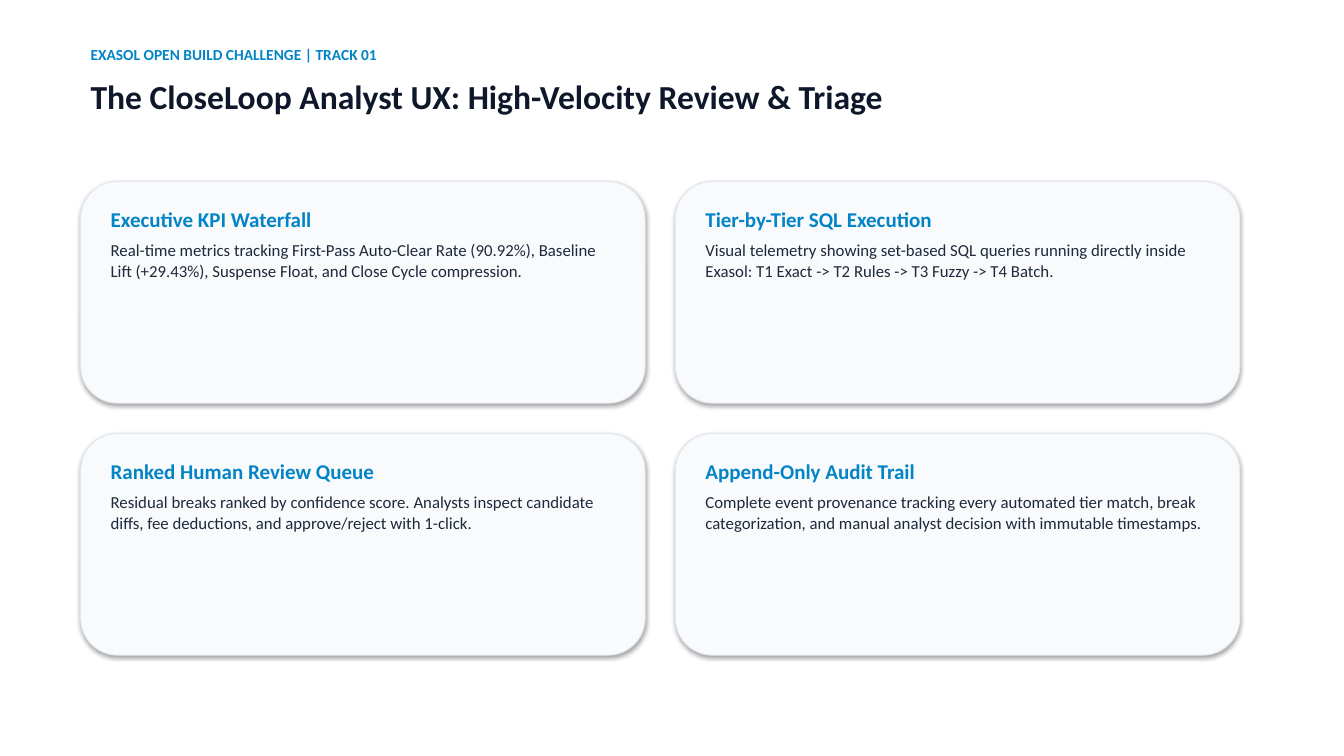
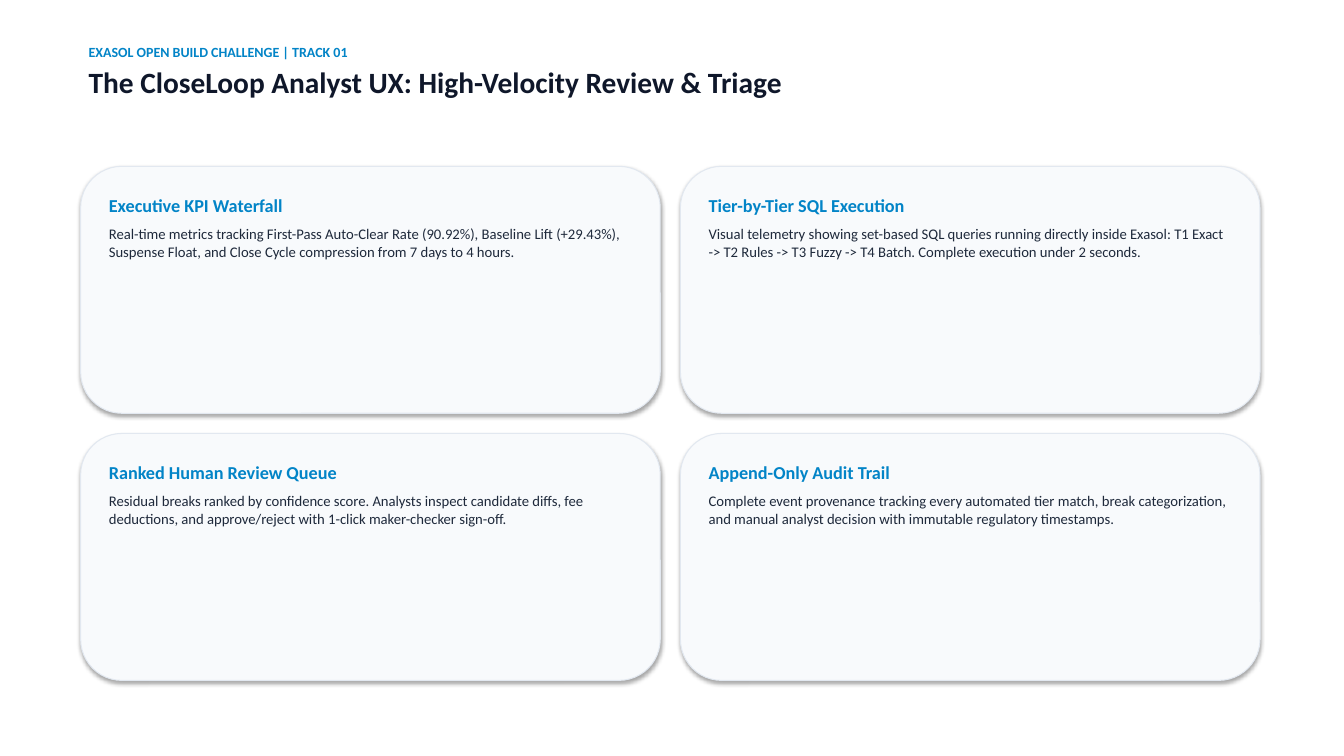
Before and after one commit to SnehaAnand21/exasol-closeloop, a slide deck: slide 6 of docs/CloseLoop_Pitch_Deck.pptx. Drawn at 1344x756 pixels with LibreOffice and Linux fonts; fonts in the diff are those of the drawing. Boxes give left, top, right and bottom in pixels: in the first picture for what was removed or moved away, otherwise in the second. Text is boxed around its words. In the diff, an @@ line names an element or a change of style, - is before the commit and + after.

Commit message:
fix(deck): eliminate text overlaps with adjusted typography and card margins

```diff
--- a/docs/CloseLoop_Pitch_Deck.pptx
+++ b/docs/CloseLoop_Pitch_Deck.pptx
@@ text at <box>89,47,347,57</box>: size 11 to 10 pt in "EXASOL OPEN BUILD CHALLENGE | TRACK 01"; more space between paragraphs @@
@@ text at <box>89,72,782,98</box>: paragraph added @@
+The CloseLoop Analyst UX: High-Velocity Review & Triage
@@ text removed at <box>91,85,883,115</box> @@
-The CloseLoop Analyst UX: High-Velocity Review & Triage
@@ rounded rectangle: place and size @@
-rounded rectangle at <box>81,181,645,403</box>
+rounded rectangle at <box>81,166,660,413</box>
@@ rounded rectangle: place and size @@
-rounded rectangle at <box>676,181,1240,403</box>
+rounded rectangle at <box>681,166,1260,413</box>
@@ text "Executive KPI Waterfall": place and size @@
-text "Executive KPI Waterfall" at <box>111,212,596,280</box>
+text "Executive KPI Waterfall" at <box>109,199,620,260</box>
@@ text at <box>109,199,283,212</box>: size 15 to 13 pt in "Executive KPI Waterfall" @@
@@ text "Tier-by-Tier SQL Execution": place and size @@
-text "Tier-by-Tier SQL Execution" at <box>705,212,1186,280</box>
+text "Tier-by-Tier SQL Execution" at <box>709,199,1223,260</box>
@@ text at <box>709,199,904,215</box>: size 15 to 13 pt in "Tier-by-Tier SQL Execution" @@
@@ text at <box>109,228,620,260</box>: text changed; size 12 to 10.5 pt @@
-Real-time metrics tracking First-Pass Auto-Clear Rate (90.92%), Baseline Lift (+29.43%), Suspense Float, and Close Cycle compression.
+Real-time metrics tracking First-Pass Auto-Clear Rate (90.92%), Baseline Lift (+29.43%), Suspense Float, and Close Cycle compression from 7 days to 4 hours.
@@ text at <box>709,228,1223,260</box>: text changed; size 12 to 10.5 pt @@
-Visual telemetry showing set-based SQL queries running directly inside Exasol: T1 Exact -> T2 Rules -> T3 Fuzzy -> T4 Batch.
+Visual telemetry showing set-based SQL queries running directly inside Exasol: T1 Exact -> T2 Rules -> T3 Fuzzy -> T4 Batch. Complete execution under 2 seconds.
@@ rounded rectangle: place and size @@
-rounded rectangle at <box>81,434,645,655</box>
+rounded rectangle at <box>81,434,660,681</box>
@@ rounded rectangle: place and size @@
-rounded rectangle at <box>676,434,1240,655</box>
+rounded rectangle at <box>681,434,1260,681</box>
@@ text at <box>109,466,336,482</box>: size 15 to 13 pt in "Ranked Human Review Queue" @@
@@ text at <box>709,466,890,482</box>: size 15 to 13 pt in "Append-Only Audit Trail" @@
@@ text at <box>109,495,583,527</box>: text changed; size 12 to 10.5 pt @@
-Residual breaks ranked by confidence score. Analysts inspect candidate diffs, fee deductions, and approve/reject with 1-click.
+Residual breaks ranked by confidence score. Analysts inspect candidate diffs, fee deductions, and approve/reject with 1-click maker-checker sign-off.
@@ text at <box>709,495,1226,527</box>: text changed; size 12 to 10.5 pt @@
-Complete event provenance tracking every automated tier match, break categorization, and manual analyst decision with immutable timestamps.
+Complete event provenance tracking every automated tier match, break categorization, and manual analyst decision with immutable regulatory timestamps.
```
Also in this commit, not shown: 9 other slides changed, 2 other files.
